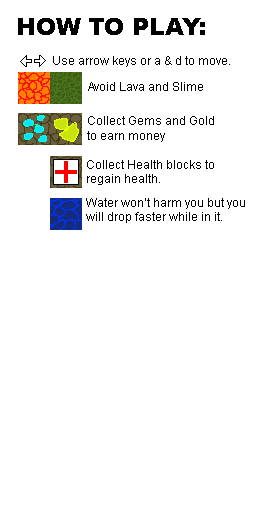
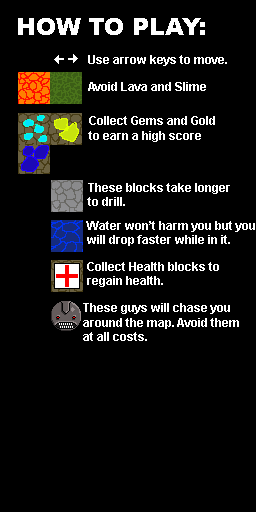
Layers edited between the first and the second 256 x 512 image:
painted on "HOW TO PLAY:" over [18, 18, 205, 35]
painted on "Layer 8" over [20, 53, 83, 292]
added layer "These blocks take longer to drill." above "Layer 11" over [87, 183, 230, 206]
added layer "Layer 11" above "Layer 10" over [51, 180, 83, 212]
added layer "Layer 10" above "Water won’t harm you but you will drop faster while in it." over [18, 145, 50, 174]
painted on "Water won’t harm you but you will drop faster while in it." over [86, 198, 255, 246]
added layer "These guys will chase you around the map. Avoid them at all cos" above "Layer 12" over [83, 303, 239, 341]
added layer "Layer 12" above "Collect Health blocks to regain health." over [50, 300, 82, 332]
painted on "Collect Health blocks to regain health." over [87, 160, 219, 287]
renamed "Collect Gems and Gold to earn money" to "Collect Gems and Gold to earn a high score", painted on it over [87, 116, 215, 142]
painted on "Avoid Lava and Slime" over [88, 82, 206, 91]
renamed "Use arrow keys or a & d to move." to "Use arrow keys to move.", painted on it over [53, 55, 230, 67]
added layer "Layer 9" over [0, 0, 256, 512]
